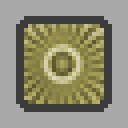
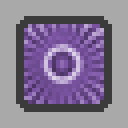
Layered file, before and after one edit (128 x 128). Changes by layer:
pixels changed over [24, 24, 104, 104] (layer not identified)
